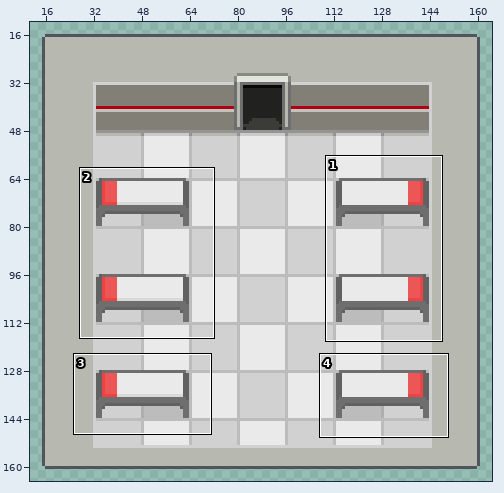
A sprite sheet gets an edit: images/maps/MedbayLower.png. Above, an overview of the earlier version with the close-up marked.
Close-up. The starting point:
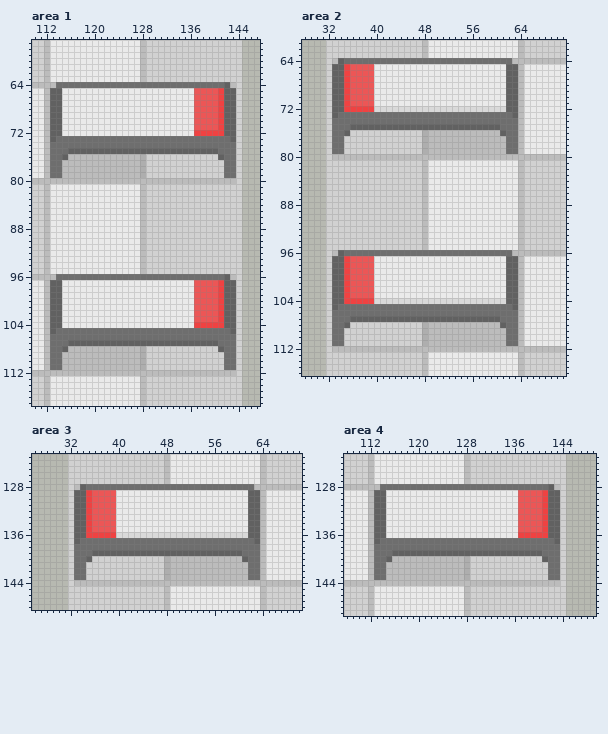
The file is 176x176 pixels. Colours within 5 levels of each other are drawn and written as one. Shown: area 1: x 110..147, y 57..117; area 2: x 28..71, y 61..116; area 3: x 26..70, y 123..148; area 4: x 108..149, y 123..149. The wide view leaves out empty margins.
And afterwards:
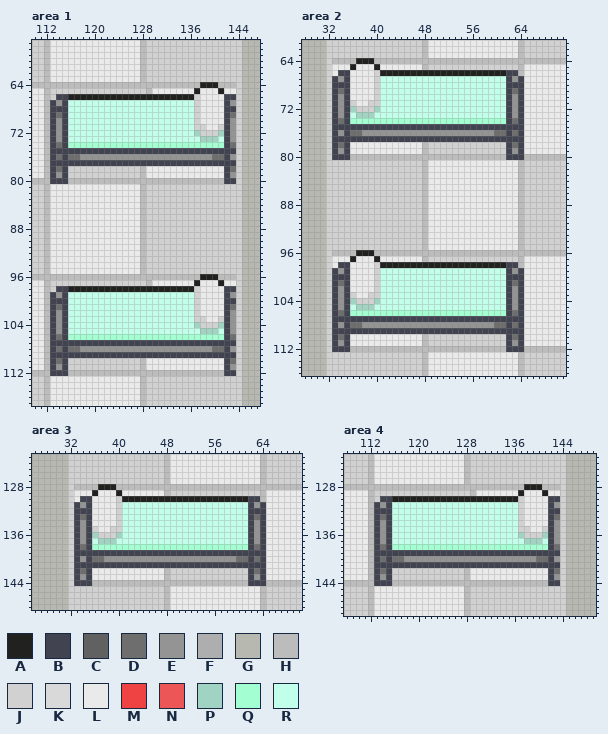
Palette (. is transparent): A #212120  B #414351  C #616161  D #6e6e6e  E #949494  F #aeaeae  G #b7b9b1  H #bcbcbc  J #d1d1d1  K #d9d9d9  L #eaeaea  M #ef4242  N #ec5656  P #a1d3c2  Q #a3ffd1  R #c2ffea
From old to new:
Changed rows in their new state; - is an unchanged pixel.
Area 1:
first column x 113:
 64 -HHHHHHHHHHHHHHHHHHHHHHHHAAAHH-
 65 JJJJJJJJJJJJJJJJH-------ALLLALL
 66 JBBAAAAAAAAAAAAAAAAAAAAAJLLLLBB
 67 BEBRRRRRRRRRRRRRRRRRRRRRJLLLLBE
 68 BBBRRRRRRRRRRRRRRRRRRRRRJLLLLBB
 69 BDBRRRRRRRRRRRRRRRRRRRRRJLLLLBD
 70 BEBRRRRRRRRRRRRRRRRRRRRRJLLLLBE
 71 BEBRRRRRRRRRRRRRRRRRRRRRJJLLJBE
 72 BEBRRRRRRRRRRRRRRRRRRRRRPJJJPBE
 73 BEBRRRRRRRRRRRRRRRRRRRRRRPPPRBE
 74 B-BQQQQQQQQQQQQQQQQQQQQQQQQQQB-
 75 BBBBBBBBBBBBBBBBBBBBBBBBBBBBBBB
 76 B-BDDEEEEEEEEEEEEEEEEEEEEEEDDBE
 77 BBBBBBBBBBBBBBBBBBBBBBBBBBBBBBB
 78 B-BJJJJJJJJJJJJHLLLLLLLLLLLLLB-
 79 BEBJJJJJJJJJJJJHLLLLLLLLLLLLLBE
 80 BBB--------------------------BB
first column x 113:
 96 -HHHHHHHHHHHHHHHHHHHHHHHHAAAHH-
 97 JJJJJJJJJJJJJJJJH-------ALLLALL
 98 JBBAAAAAAAAAAAAAAAAAAAAAJLLLLBB
 99 BEBRRRRRRRRRRRRRRRRRRRRRJLLLLBE
100 BBBRRRRRRRRRRRRRRRRRRRRRJLLLLBB
101 BDBRRRRRRRRRRRRRRRRRRRRRJLLLLBD
102 BEBRRRRRRRRRRRRRRRRRRRRRJLLLLBE
103 BEBRRRRRRRRRRRRRRRRRRRRRJJLLJBE
104 BEBRRRRRRRRRRRRRRRRRRRRRPJJJPBE
105 BEBRRRRRRRRRRRRRRRRRRRRRRPPPRBE
106 B-BQQQQQQQQQQQQQQQQQQQQQQQQQQB-
107 BBBBBBBBBBBBBBBBBBBBBBBBBBBBBBB
108 B-BDDEEEEEEEEEEEEEEEEEEEEEEDDBE
109 BBBBBBBBBBBBBBBBBBBBBBBBBBBBBBB
110 B-BJJJJJJJJJJJJHLLLLLLLLLLLLLB-
111 BEBJJJJJJJJJJJJHLLLLLLLLLLLLLBE
112 BBB--------------------------BB
Area 2:
first column x 33:
 64 -HHHAAAHHHHHHHHHHHHHHHHHHHHHHH--
 65 LLLALLLA-------HJJJJJJJJJJJJJJJ-
 66 LBBLLLLJAAAAAAAAAAAAAAAAAAAAABB-
 67 BEBLLLLJRRRRRRRRRRRRRRRRRRRRRBEB
 68 BBBLLLLJRRRRRRRRRRRRRRRRRRRRRBBB
 69 BDBLLLLJRRRRRRRRRRRRRRRRRRRRRBDB
 70 BEBLLLLJRRRRRRRRRRRRRRRRRRRRRBEB
 71 BEBJLLJJRRRRRRRRRRRRRRRRRRRRRBEB
 72 BEBPJJJPRRRRRRRRRRRRRRRRRRRRRBEB
 73 BEBRPPPRRRRRRRRRRRRRRRRRRRRRRBEB
 74 B-BQQQQQQQQQQQQQQQQQQQQQQQQQQB-B
 75 BBBBBBBBBBBBBBBBBBBBBBBBBBBBBBBB
 76 BEBDDEEEEEEEEEEEEEEEEEEEEEEDDB-B
 77 BBBBBBBBBBBBBBBBBBBBBBBBBBBBBBBB
 78 B-BLLLLLLLLLLLLHJJJJJJJJJJJJJB-B
 79 BEBLLLLLLLLLLLLHJJJJJJJJJJJJJBEB
 80 BBB--------------------------BBB
first column x 33:
 96 -HHHAAAHHHHHHHHHHHHHHHHHHHHHHH--
 97 LLLALLLA-------HJJJJJJJJJJJJJJJ-
 98 LBBLLLLJAAAAAAAAAAAAAAAAAAAAABB-
 99 BEBLLLLJRRRRRRRRRRRRRRRRRRRRRBEB
100 BBBLLLLJRRRRRRRRRRRRRRRRRRRRRBBB
101 BDBLLLLJRRRRRRRRRRRRRRRRRRRRRBDB
102 BEBLLLLJRRRRRRRRRRRRRRRRRRRRRBEB
103 BEBJLLJJRRRRRRRRRRRRRRRRRRRRRBEB
104 BEBPJJJPRRRRRRRRRRRRRRRRRRRRRBEB
105 BEBRPPPRRRRRRRRRRRRRRRRRRRRRRBEB
106 B-BQQQQQQQQQQQQQQQQQQQQQQQQQQB-B
107 BBBBBBBBBBBBBBBBBBBBBBBBBBBBBBBB
108 BEBDDEEEEEEEEEEEEEEEEEEEEEEDDB-B
109 BBBBBBBBBBBBBBBBBBBBBBBBBBBBBBBB
110 B-BLLLLLLLLLLLLHJJJJJJJJJJJJJB-B
111 BEBLLLLLLLLLLLLHJJJJJJJJJJJJJBEB
112 BBB--------------------------BBB
Area 3:
first column x 33:
128 -HHHAAAHHHHHHHHHHHHHHHHHHHHHHH--
129 LLLALLLA-------HJJJJJJJJJJJJJJJ-
130 LBBLLLLJAAAAAAAAAAAAAAAAAAAAABB-
131 BEBLLLLJRRRRRRRRRRRRRRRRRRRRRBEB
132 BBBLLLLJRRRRRRRRRRRRRRRRRRRRRBBB
133 BDBLLLLJRRRRRRRRRRRRRRRRRRRRRBDB
134 BEBLLLLJRRRRRRRRRRRRRRRRRRRRRBEB
135 BEBJLLJJRRRRRRRRRRRRRRRRRRRRRBEB
136 BEBPJJJPRRRRRRRRRRRRRRRRRRRRRBEB
137 BEBRPPPRRRRRRRRRRRRRRRRRRRRRRBEB
138 B-BQQQQQQQQQQQQQQQQQQQQQQQQQQB-B
139 BBBBBBBBBBBBBBBBBBBBBBBBBBBBBBBB
140 BEBDDEEEEEEEEEEEEEEEEEEEEEEDDB-B
141 BBBBBBBBBBBBBBBBBBBBBBBBBBBBBBBB
142 B-BLLLLLLLLLLLLHJJJJJJJJJJJJJB-B
143 BEBLLLLLLLLLLLLHJJJJJJJJJJJJJBEB
144 BBB--------------------------BBB
Area 4:
first column x 113:
128 -HHHHHHHHHHHHHHHHHHHHHHHHAAAHH-
129 JJJJJJJJJJJJJJJJH-------ALLLALL
130 JBBAAAAAAAAAAAAAAAAAAAAAJLLLLBB
131 BEBRRRRRRRRRRRRRRRRRRRRRJLLLLBE
132 BBBRRRRRRRRRRRRRRRRRRRRRJLLLLBB
133 BDBRRRRRRRRRRRRRRRRRRRRRJLLLLBD
134 BEBRRRRRRRRRRRRRRRRRRRRRJLLLLBE
135 BEBRRRRRRRRRRRRRRRRRRRRRJJLLJBE
136 BEBRRRRRRRRRRRRRRRRRRRRRPJJJPBE
137 BEBRRRRRRRRRRRRRRRRRRRRRRPPPRBE
138 B-BQQQQQQQQQQQQQQQQQQQQQQQQQQB-
139 BBBBBBBBBBBBBBBBBBBBBBBBBBBBBBB
140 B-BDDEEEEEEEEEEEEEEEEEEEEEEDDBE
141 BBBBBBBBBBBBBBBBBBBBBBBBBBBBBBB
142 B-BJJJJJJJJJJJJHLLLLLLLLLLLLLB-
143 BEBJJJJJJJJJJJJHLLLLLLLLLLLLLBE
144 BBB--------------------------BB
Boxes around the changes in both close-ups, in picture pixels (x1, y1, x2, y2):
changed: (50, 82, 236, 184)
changed: (50, 274, 236, 376)
changed: (332, 58, 524, 160)
changed: (332, 250, 524, 352)
changed: (74, 484, 266, 586)
changed: (374, 484, 560, 586)
